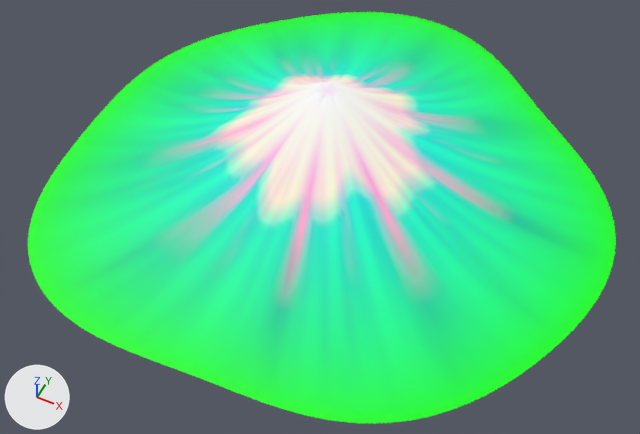
A saved change to the glTF model src/themes/sakura-twilight/assets/sakura-fuji.glb.
Before and after are seen from a camera (50 mm lens) standing at (2.39, -4.91, 5.6) and looking at (0.16, -0.45, 0.01). The axes (+X, +Y, +Z) are drawn at lower left. The lights are the same throughout. The picture after the commit comes second. Where no turn or scale is listed for an object, it has been applied to the vertices.

Before the edit, the objects in view are built like this:
```python
me_fuji = bpy.data.meshes.new('fuji')
me_fuji.from_pydata(...)  # 9745 vertices, 19320 faces; spans x -2.4..2.4, y -2.42..2.42, z -0.51..0.51
me_fuji.materials.append(mat_defaultmaterial)
ob_fuji = bpy.data.objects.new('fuji', me_fuji)
ob_fuji.location = (0.094, 0.144, 0.51)
```
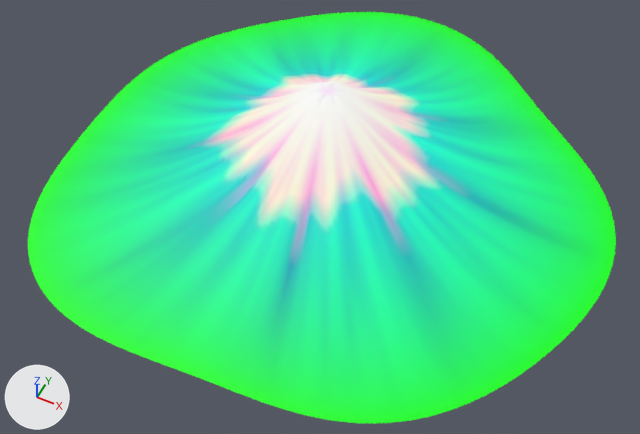
Changed parts and their boxes [x1, y1, x2, y2] in the pictures (640 x 434 px):
part 1 of me_fuji, recoloured (green to cyan): [143, 52, 518, 312] in both

Edits to the bpy script that builds the scene:
```text
Change me_fuji:
    where me_fuji.from_pydata(...)  # 9745 vertices, 19320 faces; spans x -2.4..2.4, y -2.42..2.42, z -0.51..0.51
    used by ob_fuji; location = (0.094, 0.144, 0.51)
    me_fuji part 1: 5122 faces centred in x -1.68..1.58, y -1.71..1.56, z -0.39..0.18 are repainted in the vertex colours, in many colours
```
